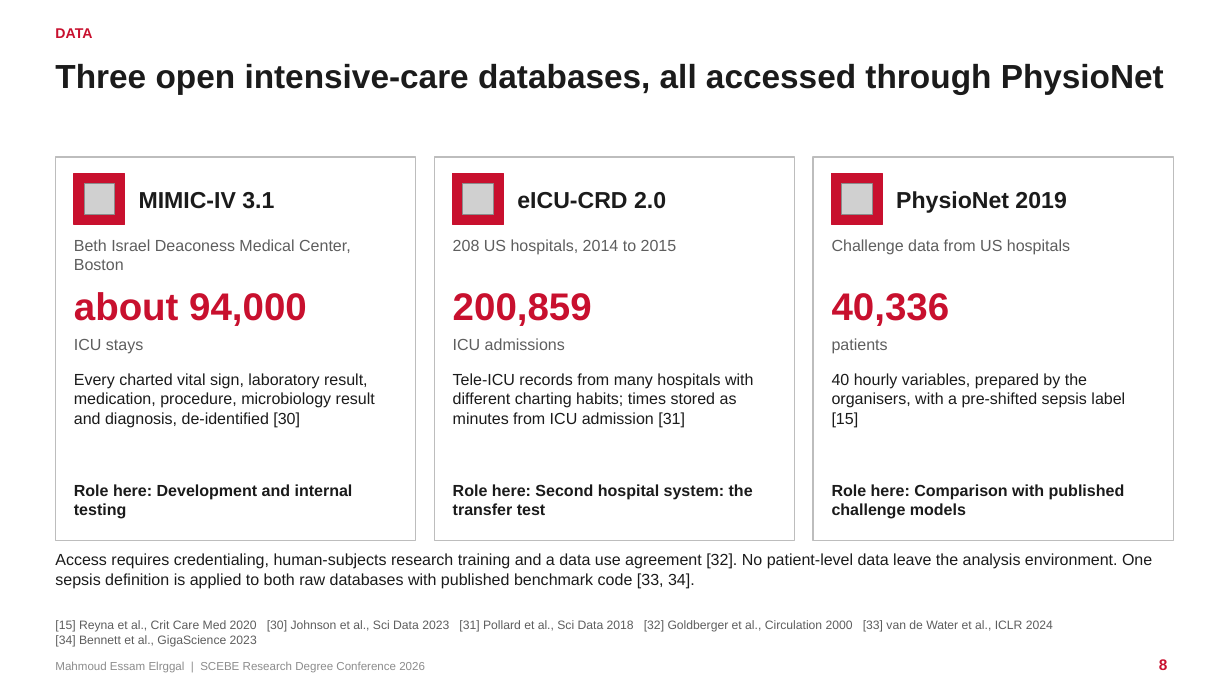
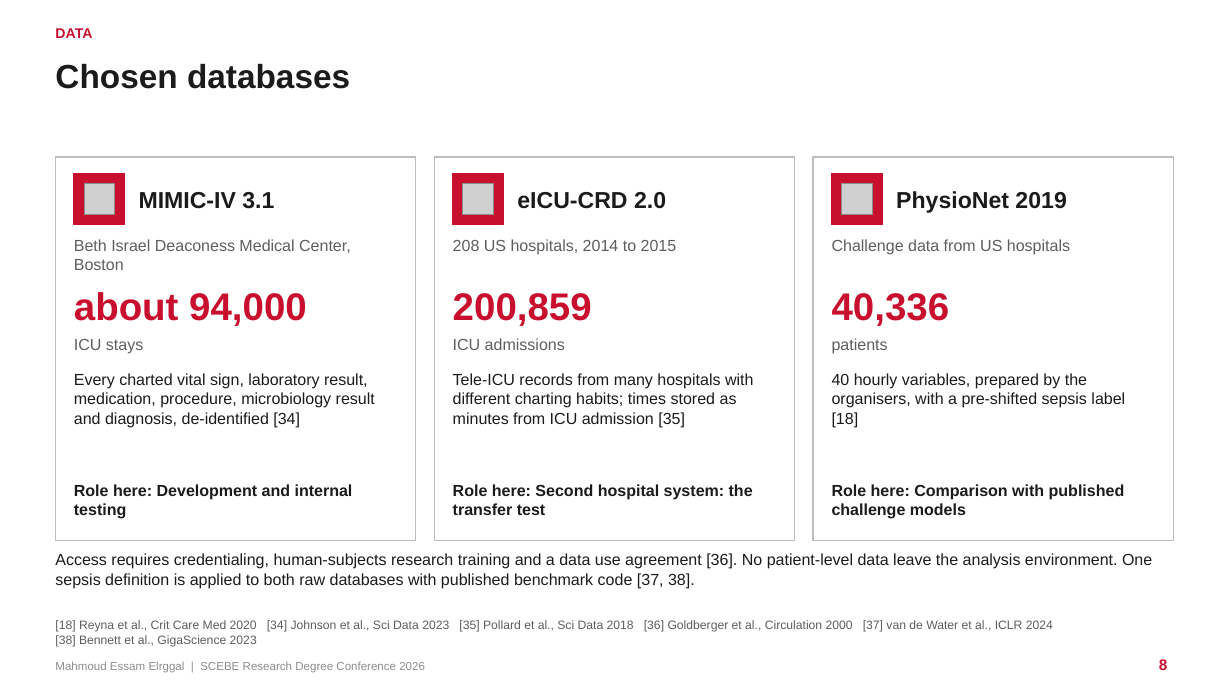
Before and after one commit to mahmoudddj/datasciencecoursera1, a slide deck: slide 8 of dev/presentation/Elrggal_Mahmoud_SCEBE2026.pptx. Drawn at 1232x693 pixels with LibreOffice and Linux fonts; fonts in the diff are those of the drawing; grey boxes stand for pictures. Boxes give left, top, right and bottom in pixels: in the first picture for what was removed or moved away, otherwise in the second. Text is boxed around its words. In the diff, an @@ line names an element or a change of style, - is before the commit and + after.

```diff
--- a/dev/presentation/Elrggal_Mahmoud_SCEBE2026.pptx
+++ b/dev/presentation/Elrggal_Mahmoud_SCEBE2026.pptx
@@ title at [55,64,350,89]: text changed @@
-Three open intensive-care databases, all accessed through PhysioNet
+Chosen databases
@@ text at [74,373,375,428]: text changed @@
-Every charted vital sign, laboratory result, medication, procedure, microbiology result and diagnosis, de-identified [30]
+Every charted vital sign, laboratory result, medication, procedure, microbiology result and diagnosis, de-identified [34]
@@ text at [453,373,753,428]: text changed @@
-Tele-ICU records from many hospitals with different charting habits; times stored as minutes from ICU admission [31]
+Tele-ICU records from many hospitals with different charting habits; times stored as minutes from ICU admission [35]
@@ text at [832,373,1125,428]: text changed @@
-40 hourly variables, prepared by the organisers, with a pre-shifted sepsis label [15]
+40 hourly variables, prepared by the organisers, with a pre-shifted sepsis label [18]
@@ text at [55,553,1152,589]: text changed @@
-Access requires credentialing, human-subjects research training and a data use agreement [32]. No patient-level data leave the analysis environment. One sepsis definition is applied to both raw databases with published benchmark code [33, 34].
+Access requires credentialing, human-subjects research training and a data use agreement [36]. No patient-level data leave the analysis environment. One sepsis definition is applied to both raw databases with published benchmark code [37, 38].
@@ text at [55,620,1053,647]: text changed @@
-[15] Reyna et al., Crit Care Med 2020 [30] Johnson et al., Sci Data 2023 [31] Pollard et al., Sci Data 2018 [32] Goldberger et al., Circulation 2000 [33] van de Water et al., ICLR 2024 [34] Bennett et al., GigaScience 2023
+[18] Reyna et al., Crit Care Med 2020 [34] Johnson et al., Sci Data 2023 [35] Pollard et al., Sci Data 2018 [36] Goldberger et al., Circulation 2000 [37] van de Water et al., ICLR 2024 [38] Bennett et al., GigaScience 2023
```
Also in this commit, not shown: 24 other slides changed, 3 slides added, 1 slide removed, 3 other files.
